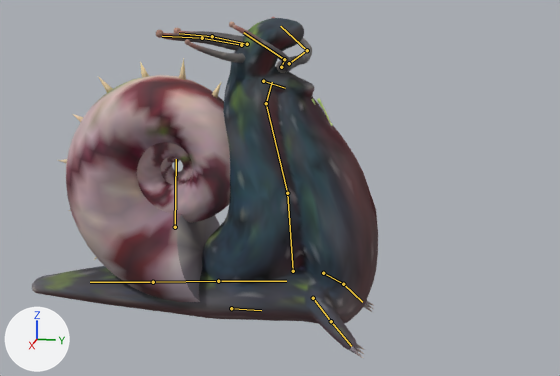
Before and after pictures for a commit that changed the glTF model src/assets/dusman/dusman_salyangoz.glb.
Rendered twice from a 50 mm camera at (11.24, 2.72, 4.83) aimed at (-0.02, 0.47, 2.02). The axes (+X, +Y, +Z) are drawn at lower left. The lights are the same throughout. The older version comes first. Both versions are drawn at frame 14 of the action 'saldir'; the numbers are the values there. The bones that bend it are drawn over the model as lines. Objects named as collision shapes, trigger or cutter boxes, shadow casters or lower levels of detail are left out.

The first picture shows 'dusman_salyangoz_LOD0'.
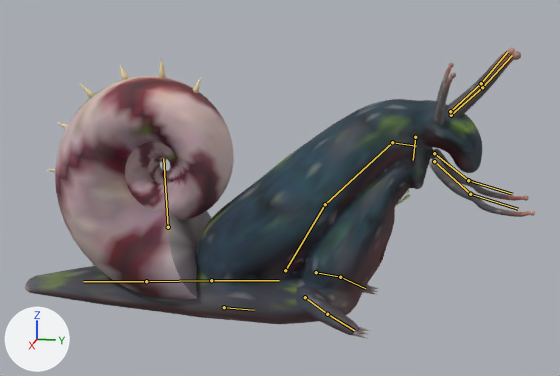
Boxes (x1, y1, x2, y2) around the edits, measured in the pictures (560 x 376 px):
'dusman_salyangoz_LOD0', posed (47% wider, 15% shorter)
    before: (32, 17, 378, 359)
    after: (25, 47, 535, 339)
bone 'kok', root to tip
    before: (231, 308) to (261, 310)
    after: (224, 307) to (254, 310)
bone 'boyun1', root to tip
    before: (293, 271) to (287, 193)
    after: (285, 270) to (325, 204)
bone 'boyun2', root to tip
    before: (287, 193) to (266, 103)
    after: (325, 204) to (392, 142)
bone 'bas', root to tip
    before: (266, 103) to (272, 82)
    after: (392, 142) to (416, 146)
bone 'agiz_L1', root to tip
    before: (281, 67) to (284, 59)
    after: (434, 161) to (470, 194)
bone 'agiz_L2', root to tip
    before: (284, 59) to (243, 32)
    after: (470, 194) to (518, 209)
bone 'agiz_R1', root to tip
    before: (289, 63) to (307, 50)
    after: (434, 153) to (468, 180)
bone 'agiz_R2', root to tip
    before: (307, 50) to (280, 26)
    after: (468, 180) to (512, 194)
bone 'anten_L1', root to tip
    before: (241, 45) to (202, 38)
    after: (451, 115) to (482, 87)
bone 'anten_R1', root to tip
    before: (247, 44) to (212, 36)
    after: (450, 111) to (481, 83)
bone 'cene', root to tip
    before: (263, 81) to (285, 88)
    after: (415, 137) to (413, 160)
bone 'kabuk', root to tip
    before: (175, 227) to (176, 159)
    after: (168, 227) to (163, 158)
bone 'kol_L1', root to tip
    before: (313, 298) to (331, 321)
    after: (305, 297) to (327, 314)
bone 'kol_R1', root to tip
    before: (323, 273) to (343, 284)
    after: (316, 272) to (340, 277)

What the commit changed:
Bone 'kok' (bone_kok) moves from (0.0, 0.08, 0.0) to (0.0, -0.03, 0.0).
Bone 'boyun1' (bone_boyun1) turns from (20, 0, 0) to (-13, 0, 0) degrees about its own x, y and z.
Bone 'boyun2' (bone_boyun2) turns from (15, 0, 0) to (-11, 0, 0) degrees about its own x, y and z.
Bone 'bas' (bone_bas) turns from (8, 0, 0) to (-15, 0, 0) degrees about its own x, y and z.
Bone 'agiz_L1' (bone_agiz_l1) turns from (0, 0, -28) to (0, 0, 31) degrees about its own x, y and z.
Bone 'agiz_L2' (bone_agiz_l2) turns from (23, 14, -4) to (-28, -12, 11) degrees about its own x, y and z.
Bone 'agiz_R1' (bone_agiz_r1) turns from (0, 0, 28) to (0, 0, -31) degrees about its own x, y and z.
Bone 'agiz_R2' (bone_agiz_r2) turns from (23, -14, 4) to (-28, 12, -11) degrees about its own x, y and z.
Bone 'anten_L1' (bone_anten_l1) turns from (21, 4, -4) to (-21, -2, 5) degrees about its own x, y and z.
Bone 'anten_R1' (bone_anten_r1) turns from (21, -4, 4) to (-21, 2, -5) degrees about its own x, y and z.
Bone 'cene' (bone_cene) turns from (-28, 0, 0) to (-24, 0, 0) degrees about its own x, y and z.
Bone 'kabuk' (bone_kabuk) turns from (-3, 0, 0) to (2, 0, 0) degrees about its own x, y and z.
Bone 'kol_L1' (bone_kol_l1) turns from (-10, -6, -1) to (6, 4, 1) degrees about its own x, y and z.
Bone 'kol_R1' (bone_kol_r1) turns from (-10, 6, 1) to (6, -4, -1) degrees about its own x, y and z.
